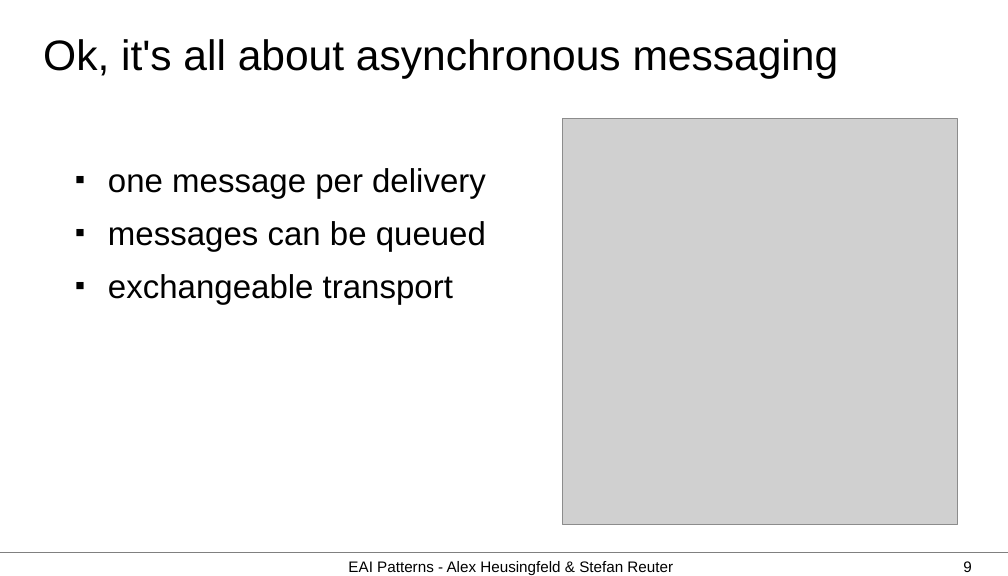
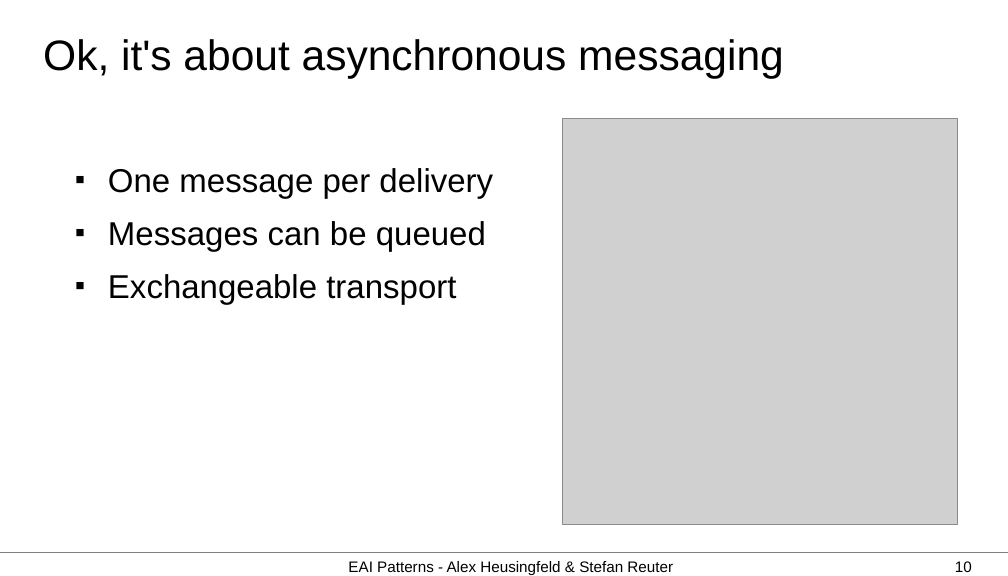
Before and after one commit to aheusingfeld/javaone2012, a slide deck: slide 10 of slides/eai-slides.odp (slide 9 before the commit). Drawn at 1008x576 pixels with LibreOffice and Linux fonts; fonts in the diff are those of the drawing; grey boxes stand for pictures. Boxes give left, top, right and bottom in pixels: in the first picture for what was removed or moved away, otherwise in the second. Text is boxed around its words. In the diff, an @@ line names an element or a change of style, - is before the commit and + after.

```diff
--- a/slides/eai-slides.odp
+++ b/slides/eai-slides.odp
@@ title at [43,39,784,78]: text changed @@
-Ok, it's all about asynchronous messaging
+Ok, it's about asynchronous messaging
@@ text at [108,168,493,305]: text changed @@
-■ one message per delivery
-■ messages can be queued
-■ exchangeable transport
+■ One message per delivery
+■ Messages can be queued
+■ Exchangeable transport
@@ page number at [955,561,972,572]: text changed @@
-9
+10
```
Also in this commit, not shown: 8 other slides changed, 8 slides added.
